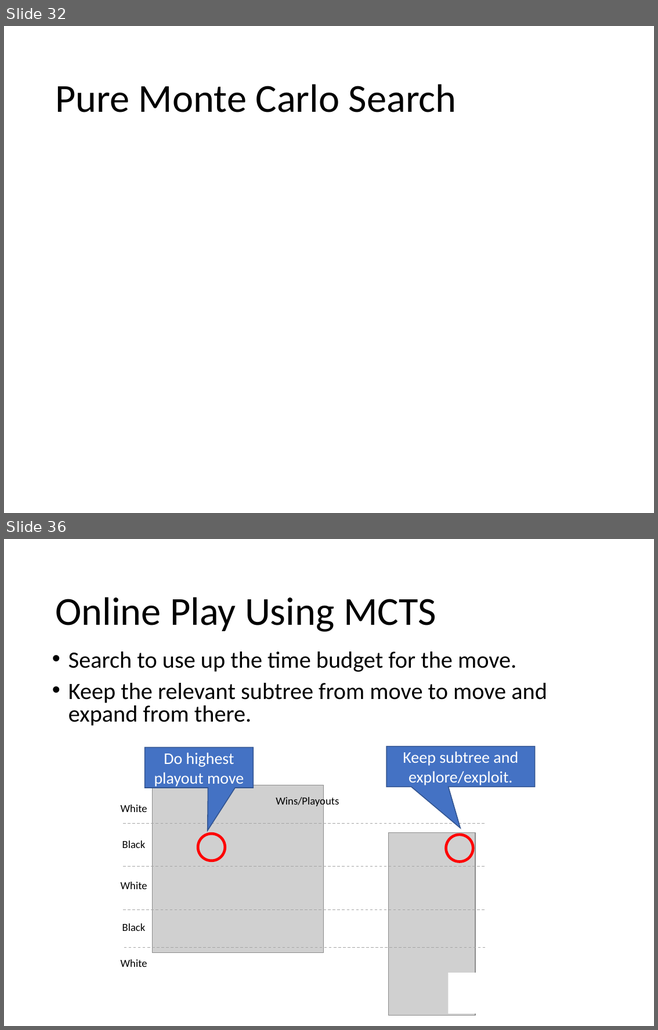
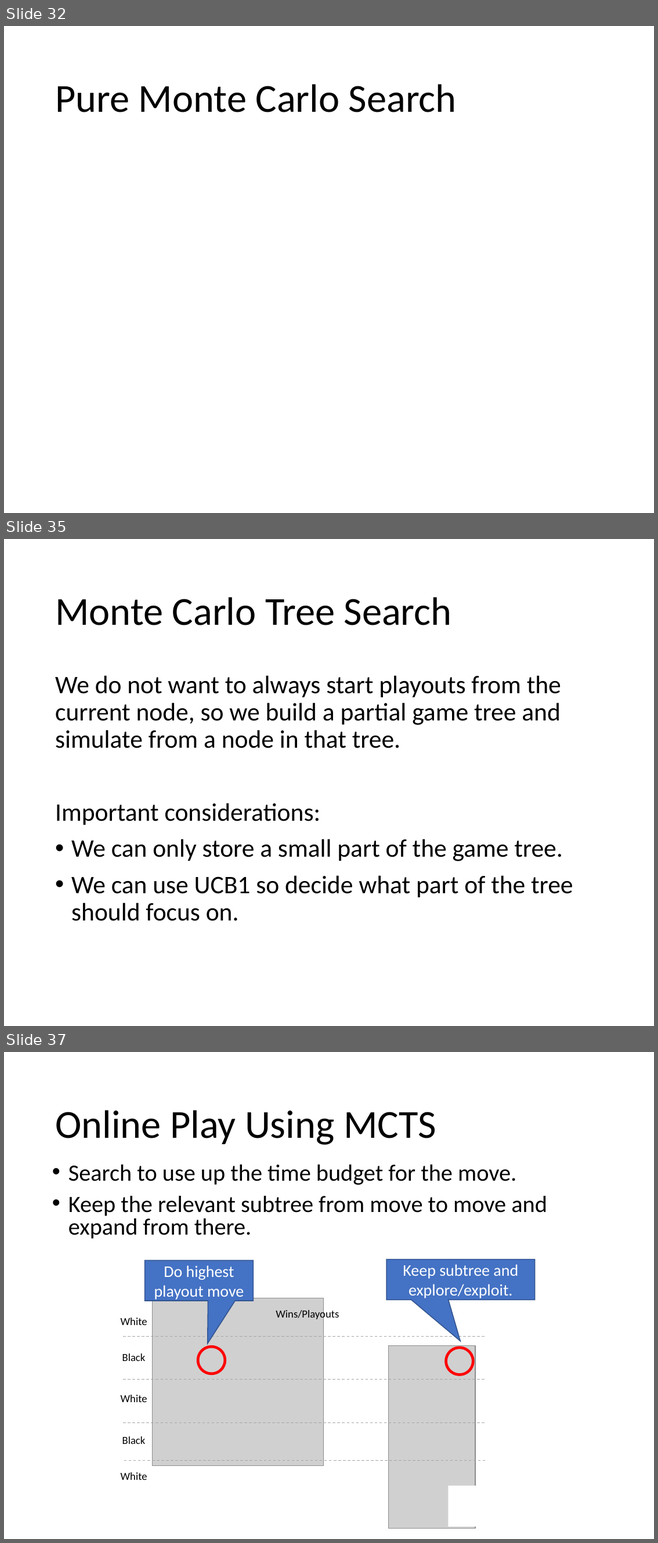
Before and after one commit to mhahsler/CS7320-AI, a slide deck: slides/05_games.pptx. Shown one above the other, each under a label of ours: slides 32 and 36 before the commit, slides 32, 35 and 37 after it; the slides between them are not shown. The pictures are 658x1030 and 658x1543 pixels, drawn with LibreOffice and Linux fonts; fonts in the diff are those of the drawing; grey boxes stand for pictures. Boxes give left, top, right and bottom in pixels: in the first picture for what was removed or moved away, otherwise in the second. Text is boxed around its words. In the diff, an @@ line names an element or a change of style, - is before the commit and + after.

```diff
--- a/slides/05_games.pptx
+++ b/slides/05_games.pptx
@@ slide 35 added at (x1=4, y1=539, x2=654, y2=1026), background #FFFFFF @@
@@ title added at (x1=55, y1=597, x2=452, y2=625), 44 pt, text #000000 @@
+Monte Carlo Tree Search
@@ text added at (x1=55, y1=675, x2=572, y2=921), 28 pt, text #000000 @@
+We do not want to always start playouts from the current node, so we build a partial game tree and simulate from a node in that tree.
+Important considerations:
+• We can only store a small part of the game tree.
+• We can use UCB1 so decide what part of the tree should focus on.
@@ what was slide 36 is now slide 37 @@
```
Also in this commit, not shown: 7 slides changed, 1 other slide added, 1 other file.
